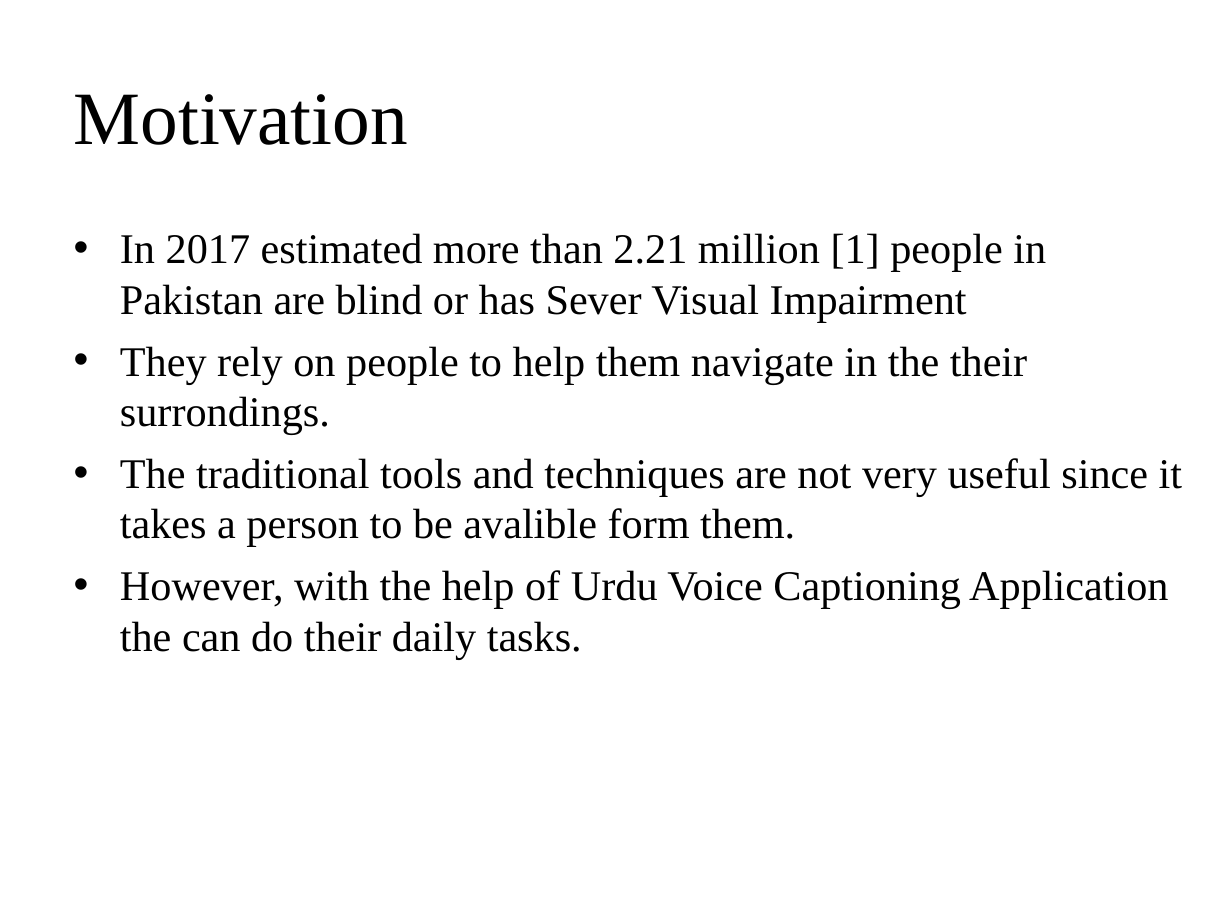
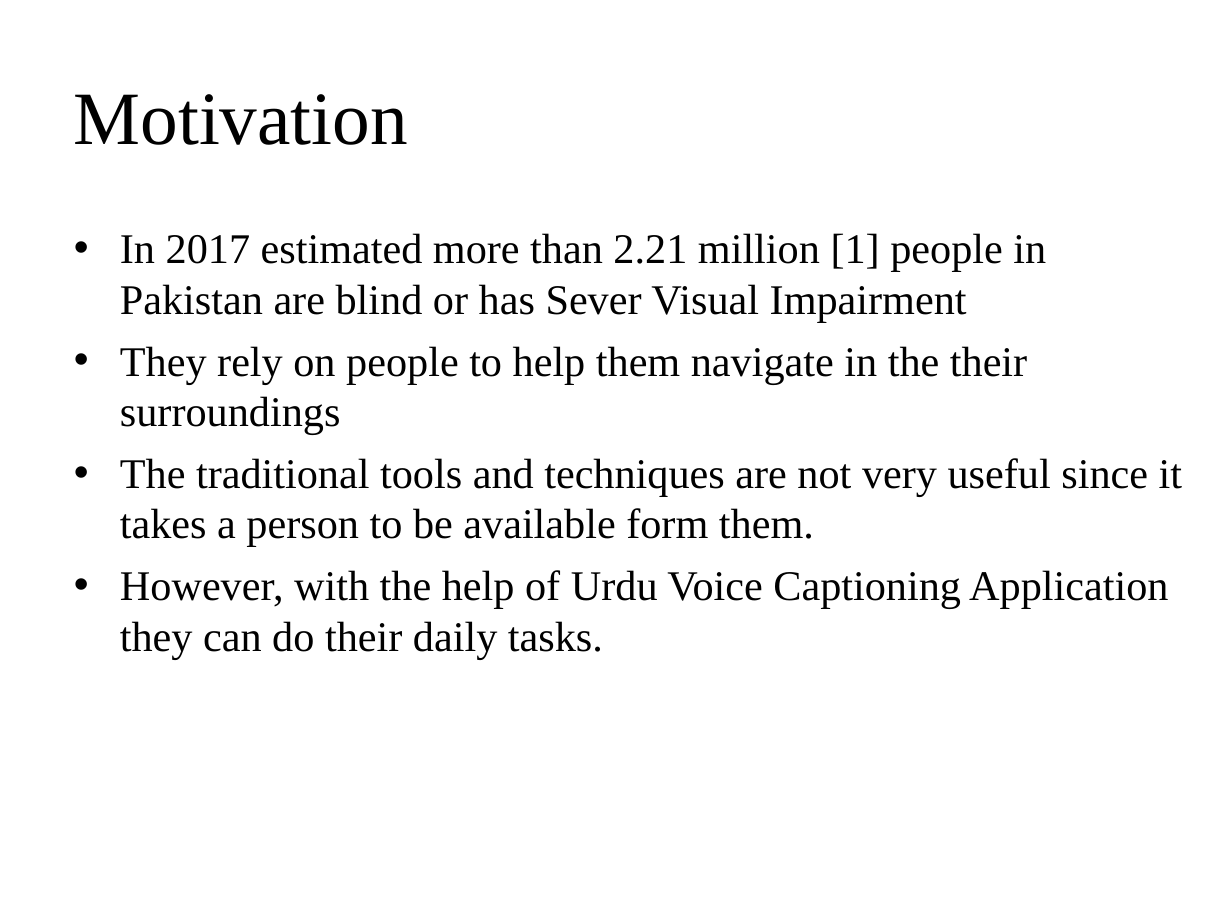
Before and after one commit to BadarSaghir/fyp, a slide deck: slide 3 of 10%/Edited/10 percent_final.pptx. Drawn at 1232x924 pixels with LibreOffice and Linux fonts; fonts in the diff are those of the drawing. Boxes give left, top, right and bottom in pixels: in the first picture for what was removed or moved away, otherwise in the second. Text is boxed around its words. In the diff, an @@ line names an element or a change of style, - is before the commit and + after.

```diff
--- a/10%/Edited/10 percent_final.pptx
+++ b/10%/Edited/10 percent_final.pptx
@@ text at (120,346,1182,660): text changed @@
-• They rely on people to help them navigate in the their surrondings.
-• The traditional tools and techniques are not very useful since it takes a person to be avalible form them.
-• However, with the help of Urdu Voice Captioning Application the can do their daily tasks.
+• They rely on people to help them navigate in the their surroundings
+• The traditional tools and techniques are not very useful since it takes a person to be available form them.
+• However, with the help of Urdu Voice Captioning Application they can do their daily tasks.
```
Also in this commit, not shown: 4 other slides changed, 1 slide added, 2 other files.
